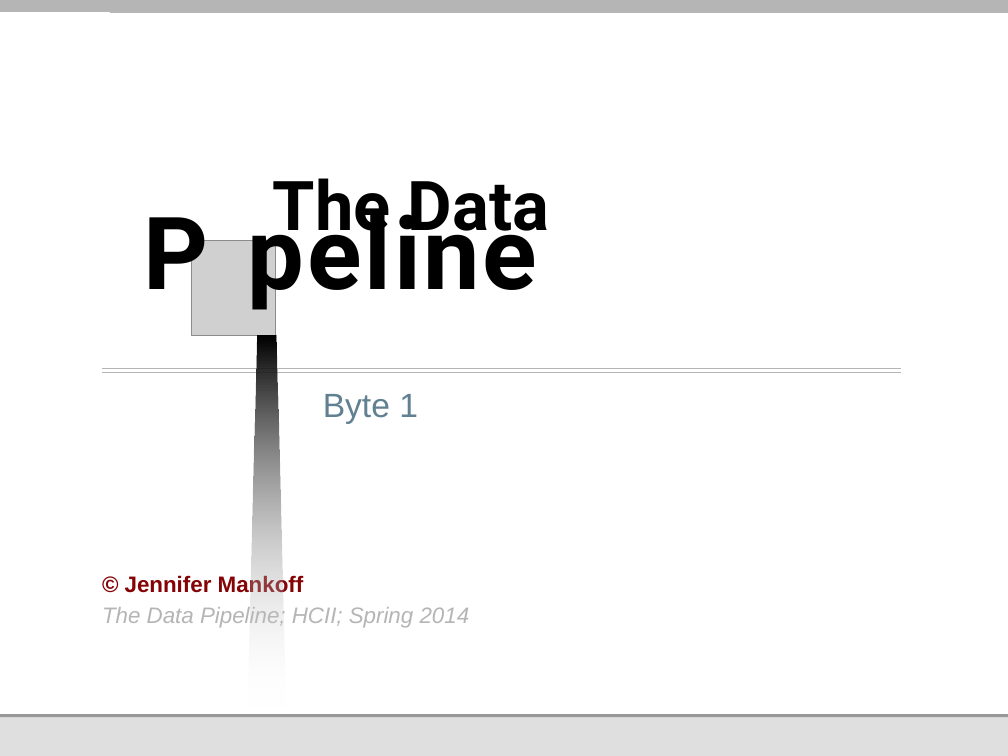
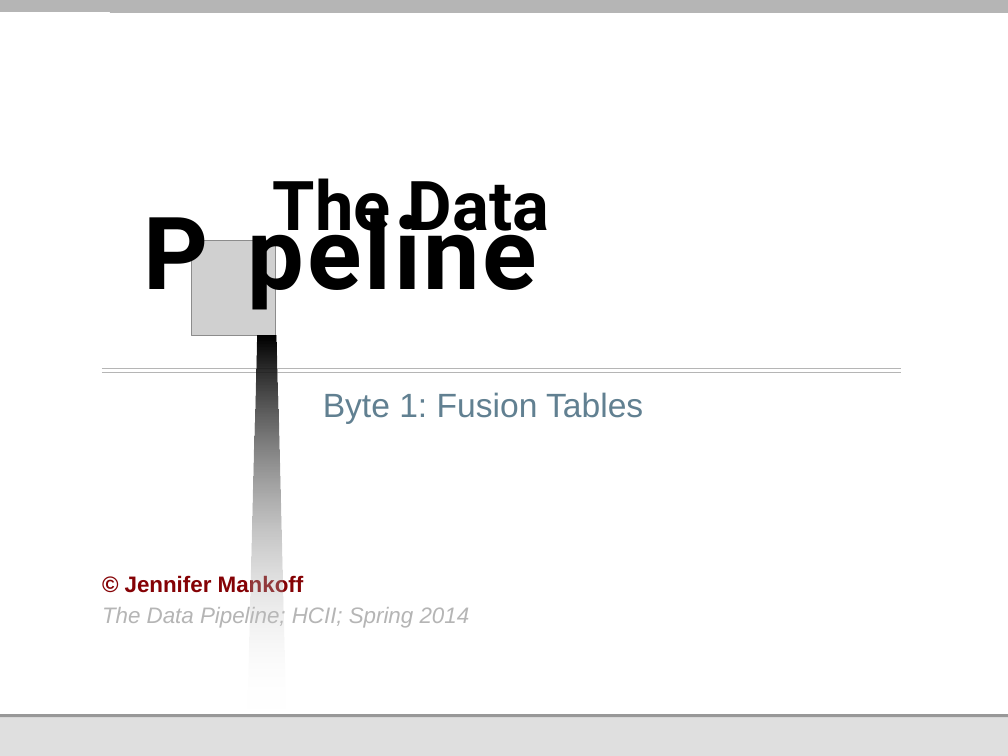
Before and after one commit to jmankoff/data, a slide deck: slide 1 of Lectures/Byte1.pptx. Drawn at 1008x756 pixels with LibreOffice and Linux fonts; fonts in the diff are those of the drawing; grey boxes stand for pictures; background and template pictures are left out. Boxes give left, top, right and bottom in pixels: in the first picture for what was removed or moved away, otherwise in the second. Text is boxed around its words. In the diff, an @@ line names an element or a change of style, - is before the commit and + after.

```diff
--- a/Lectures/Byte1.pptx
+++ b/Lectures/Byte1.pptx
@@ subtitle at bbox=[323, 392, 643, 424]: text changed @@
-Byte 1
+Byte 1: Fusion Tables
```
Also in this commit, not shown: 4 other slides changed, 2 slides added, 10 slides removed.
